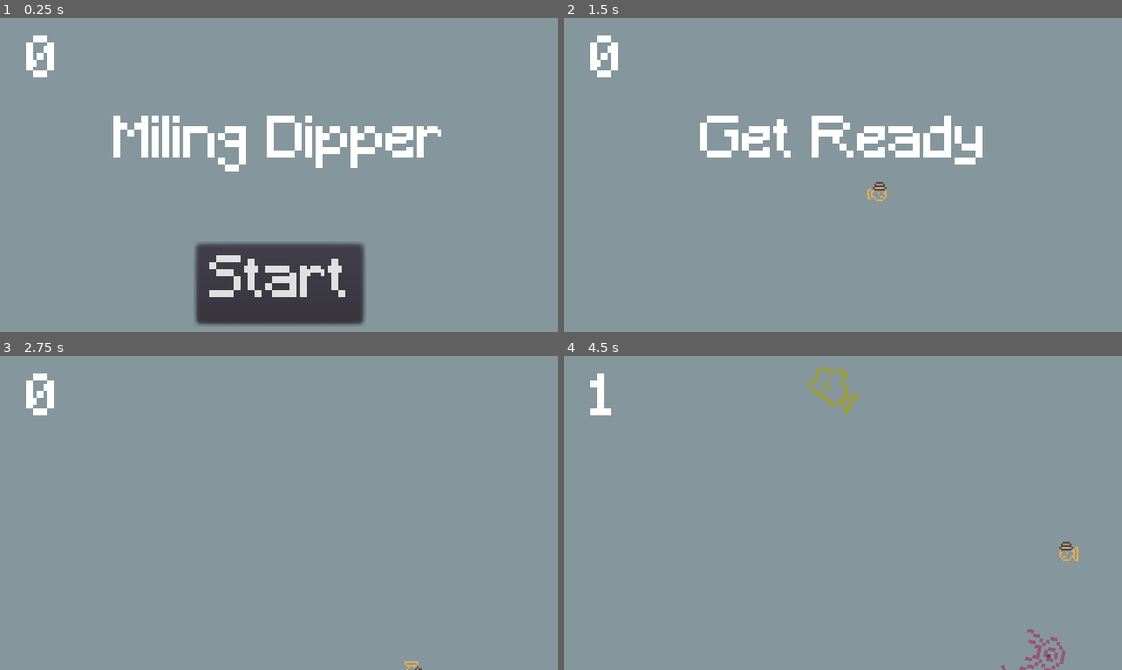
Above: before the commit, frames 1-4 (two rows, left to right).
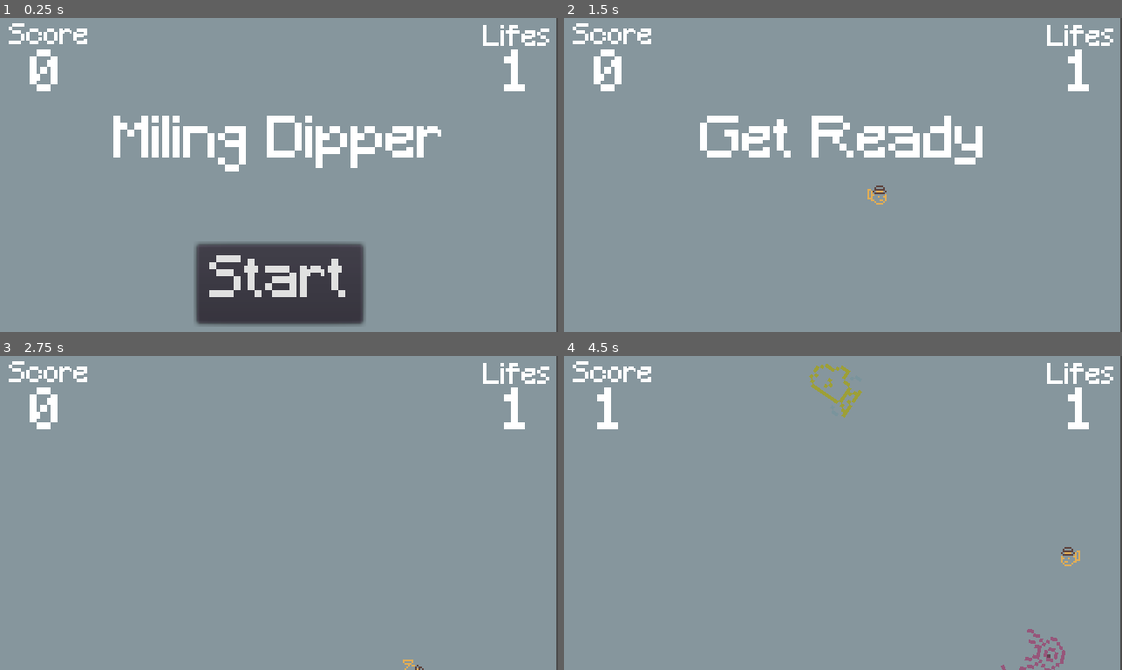
Above: after the commit, the same moments.

Repository: gabrielmadeiracamargo/Miling-Dipper
Game: Godot game, scene res://Main.tscn
Two runs of this game, one before a commit and one after it. Both use one fixed random seed, a clock stepped at 60 frames per second and the inputs below.
Inputs:
- Up to frame 1 (0.25 s): no input
- Up to frame 2 (1.5 s): click "Start" at 0.5 s; hold Right (ui_right) from 1.28 s (still down)
- Up to frame 3 (2.75 s): release Right (ui_right) at 2.03 s; hold Down (ui_down) from 2.03 s (still down)
- Up to frame 4 (4.5 s): release Down (ui_down) at 2.78 s; hold Right (ui_right) 2.78-3.53 s; hold Up (ui_up) 3.53-4.28 s; hold Left (ui_left) from 4.28 s (still down)

The runs differ from the first frame. In frame 1, 1.6% of the frame differs, in the area x 1-100%, y 0-100%; in frame 2, 1.7%; in frame 3, 1.7%; in frame 4, 2.2%.

Commit message:
Sistema de vida e HUD melhorados

Diff:
--- a/HUD.gd
+++ b/HUD.gd
@@ -1,7 +1,6 @@
 extends CanvasLayer
 
 signal start_game
-signal gameover
 
 func show_message(text):
 	$Message.text = text
@@ -18,8 +17,7 @@
 	$StartButton.show()
 
 func update_score(score):
-	$ScoreLabel.text = str(score)
-
+	$ScoreLabel.text =  str(score)
 
 func _on_StartButton_pressed():
 	$StartButton.hide()
--- a/HUD.tscn
+++ b/HUD.tscn
@@ -1,10 +1,14 @@
-[gd_scene load_steps=6 format=2]
+[gd_scene load_steps=7 format=2]
 
 [ext_resource path="res://assets/Xolonium-Regular.ttf" type="DynamicFontData" id=1]
 [ext_resource path="res://HUD.gd" type="Script" id=2]
 
 [sub_resource type="DynamicFont" id=1]
 size = 32
+font_data = ExtResource( 1 )
+
+[sub_resource type="DynamicFont" id=4]
+extra_spacing_top = -10
 font_data = ExtResource( 1 )
 
 [sub_resource type="InputEventAction" id=2]
@@ -19,10 +23,23 @@
 [node name="ScoreLabel" type="Label" parent="."]
 anchor_bottom = 1.0
 margin_left = 15.0
-margin_top = 10.0
+margin_top = 18.0
+margin_right = 38.0
+margin_bottom = 6.0
 custom_fonts/font = SubResource( 1 )
 text = "0"
 align = 1
+__meta__ = {
+"_edit_use_anchors_": false
+}
+
+[node name="ScoreIndicador" type="Label" parent="."]
+margin_left = 4.60315
+margin_top = 13.0
+margin_right = 53.6031
+margin_bottom = 23.0
+custom_fonts/font = SubResource( 4 )
+text = "Score"
 __meta__ = {
 "_edit_use_anchors_": false
 }
--- a/Main.gd
+++ b/Main.gd
@@ -7,6 +7,9 @@
 func _ready():
 	randomize()
 	#new_game()
+
+func _process(delta):
+	$Vidas.text = str(life)
 
 func game_over():
 	life -= 1
@@ -28,7 +31,6 @@
 	$HUD.update_score(score)
 	$HUD.show_message("Get Ready")
 
-
 func _on_StartTimer_timeout():
 	$ScoreTimer.start()
 	$MobTimer.start()
@@ -37,7 +39,7 @@
 func _on_ScoreTimer_timeout():
 	score += 1
 	$HUD.update_score(score)
-	if score == 10:
+	if score % 10 == 0:
 		life +=1
 		$Player/AnimatedSprite.scale.x += 1
 		$Player/CollisionShape2D.scale.x += 1
--- a/Main.tscn
+++ b/Main.tscn
@@ -1,14 +1,22 @@
-[gd_scene load_steps=6 format=2]
+[gd_scene load_steps=9 format=2]
 
 [ext_resource path="res://Mob.tscn" type="PackedScene" id=1]
 [ext_resource path="res://Player.tscn" type="PackedScene" id=2]
 [ext_resource path="res://Main.gd" type="Script" id=3]
 [ext_resource path="res://HUD.tscn" type="PackedScene" id=4]
+[ext_resource path="res://assets/Xolonium-Regular.ttf" type="DynamicFontData" id=5]
 
 [sub_resource type="Curve2D" id=1]
 _data = {
 "points": PoolVector2Array( 0, 0, 0, 0, 0, 0, 0, 0, 0, 0, 320, 0, 0, 0, 0, 0, 320, 176 )
 }
+
+[sub_resource type="DynamicFont" id=2]
+size = 32
+font_data = ExtResource( 5 )
+
+[sub_resource type="DynamicFont" id=3]
+font_data = ExtResource( 5 )
 
 [node name="Main" type="Node"]
 script = ExtResource( 3 )
@@ -17,6 +25,8 @@
 [node name="ColorRect" type="ColorRect" parent="."]
 anchor_right = 1.0
 anchor_bottom = 1.0
+margin_left = -0.896851
+margin_right = -0.896851
 color = Color( 0.686275, 0.796078, 0.843137, 0.588235 )
 __meta__ = {
 "_edit_use_anchors_": false
@@ -45,9 +55,32 @@
 
 [node name="HUD" parent="." instance=ExtResource( 4 )]
 
+[node name="Vidas" type="Label" parent="."]
+margin_left = 285.0
+margin_top = 18.0
+margin_right = 308.0
+margin_bottom = 57.0
+custom_fonts/font = SubResource( 2 )
+text = "0"
+align = 1
+__meta__ = {
+"_edit_use_anchors_": false
+}
+
+[node name="VidasIndicador" type="Label" parent="."]
+margin_left = 266.5
+margin_top = 4.0
+margin_right = 315.5
+margin_bottom = 24.0
+custom_fonts/font = SubResource( 3 )
+text = "Lifes"
+align = 2
+__meta__ = {
+"_edit_use_anchors_": false
+}
+
 [connection signal="hit" from="Player" to="." method="game_over"]
 [connection signal="timeout" from="MobTimer" to="." method="_on_MobTimer_timeout"]
 [connection signal="timeout" from="ScoreTimer" to="." method="_on_ScoreTimer_timeout"]
 [connection signal="timeout" from="StartTimer" to="." method="_on_StartTimer_timeout"]
-[connection signal="gameover" from="HUD" to="Player" method="_on_HUD_gameover"]
 [connection signal="start_game" from="HUD" to="." method="new_game"]
--- a/Mob.tscn
+++ b/Mob.tscn
@@ -46,6 +46,7 @@
 scale = Vector2( 2, 2 )
 frames = SubResource( 1 )
 animation = "suamae"
+frame = 1
 playing = true
 
 [node name="CollisionShape2D" type="CollisionShape2D" parent="."]
--- a/Player.tscn
+++ b/Player.tscn
@@ -1,12 +1,13 @@
-[gd_scene load_steps=6 format=2]
+[gd_scene load_steps=7 format=2]
 
 [ext_resource path="res://assets/peixe1.png" type="Texture" id=1]
 [ext_resource path="res://assets/peixe2.png" type="Texture" id=2]
 [ext_resource path="res://Player.gd" type="Script" id=3]
+[ext_resource path="res://assets/peixe3.png" type="Texture" id=4]
 
 [sub_resource type="SpriteFrames" id=1]
 animations = [ {
-"frames": [ ExtResource( 1 ), ExtResource( 2 ) ],
+"frames": [ ExtResource( 1 ), ExtResource( 2 ), ExtResource( 4 ) ],
 "loop": true,
 "name": "nadar",
 "speed": 5.0
Binary file changed: assets/peixe1.png
Binary file changed: assets/peixe2.png
Binary file added: assets/peixe3.png
Not shown, added: assets/peixe3.png.import
Not shown, changed: assets/Thumbs.db
